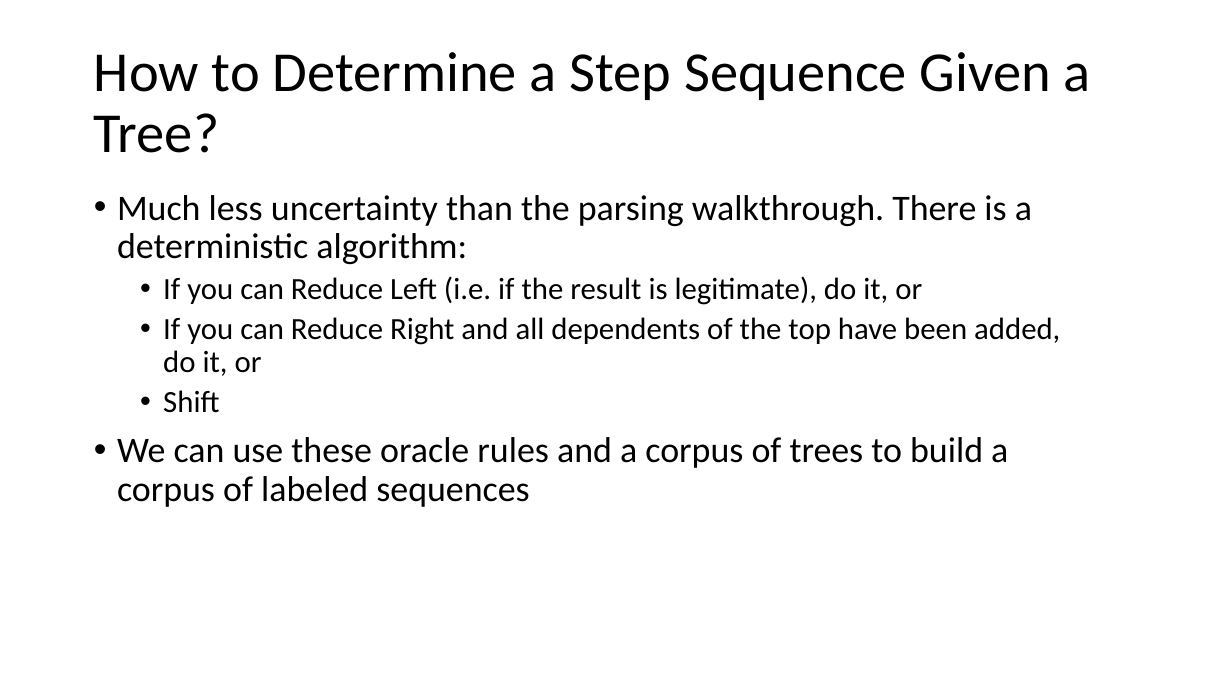
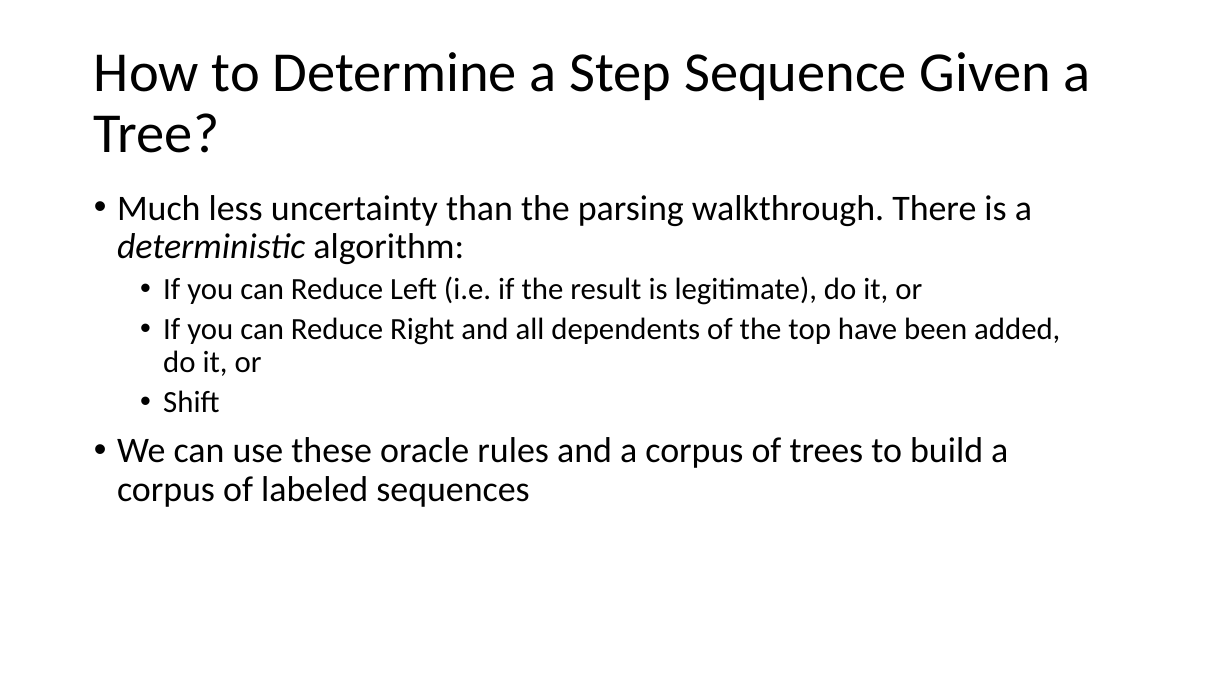
Before and after one commit to isi-nlp/csci_544_fa_18_slides, a slide deck: slide 37 of dep_parsing_0919.pptx. Drawn at 1232x693 pixels with LibreOffice and Linux fonts; fonts in the diff are those of the drawing. Boxes give left, top, right and bottom in pixels: in the first picture for what was removed or moved away, otherwise in the second. Text is boxed around its words. In the diff, an @@ line names an element or a change of style, - is before the commit and + after.

Commit message:
update dependency parsing slides.

```diff
--- a/dep_parsing_0919.pptx
+++ b/dep_parsing_0919.pptx
@@ text at (117,195,1032,264): italic on in "deterministic" @@
```
Also in this commit, not shown: 25 other slides changed.
